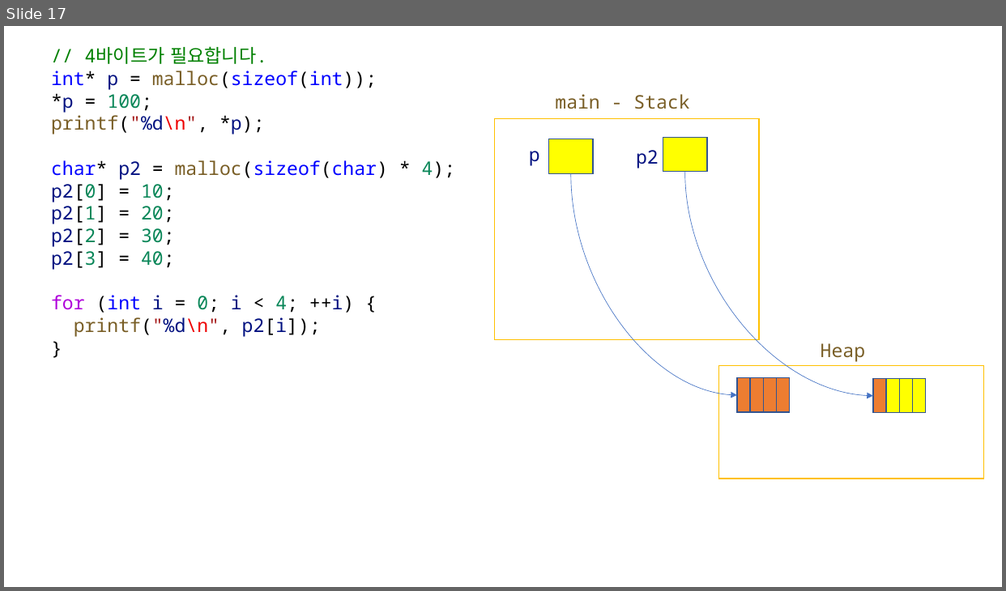
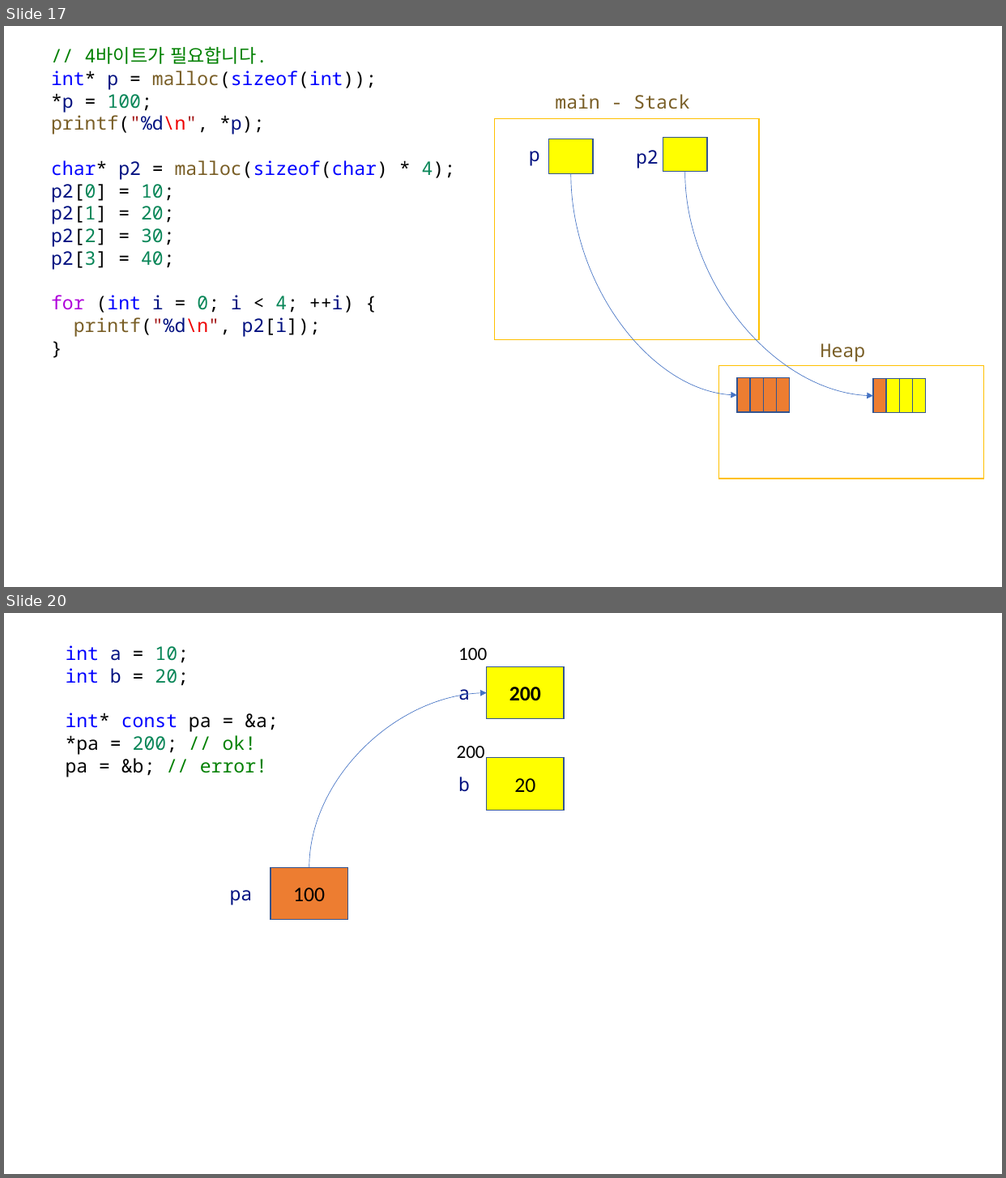
Before and after one commit to yoonichul/hyundai_20220510, a slide deck: 220512.pptx. Shown one above the other, each under a label of ours: slide 17 before the commit, slides 17 and 20 after it; the slides between them are not shown. The pictures are 1006x591 and 1006x1178 pixels, drawn with LibreOffice and Linux fonts; fonts in the diff are those of the drawing. Boxes give left, top, right and bottom in pixels: in the first picture for what was removed or moved away, otherwise in the second. Text is boxed around its words. In the diff, an @@ line names an element or a change of style, - is before the commit and + after.

```diff
--- a/220512.pptx
+++ b/220512.pptx
@@ slide 20 added at (4, 613, 1002, 1174), background #FFFFFF @@
@@ text added at (66, 645, 279, 777), 18 pt, text #000000 @@
+int a = 10;
+int b = 20;
+int* const pa = &a;
+*pa = 200; // ok!
+pa = &b; // error!
@@ text added at (458, 648, 487, 660), 18 pt, text #000000 @@
+100
@@ rectangle added at (487, 667, 564, 719), fill #FFFF00, outline #325491 1 pt, 20 pt, text #000000, bold @@
+200
@@ curved arrow added from (309, 867) to (487, 693), #4472C4 0.5 pt @@
@@ text added at (458, 689, 470, 700), 18 pt, text #001080 @@
+a
@@ text added at (457, 746, 485, 758), 18 pt, text #000000 @@
+200
@@ rectangle added at (487, 758, 564, 811), fill #FFFF00, outline #325491 1 pt, 20 pt, text #000000 @@
+20
@@ text added at (458, 777, 470, 792), 18 pt, text #001080 @@
+b
@@ rectangle added at (270, 867, 347, 920), fill #ED7D31, outline #325491 1 pt, 20 pt, text #000000 @@
+100
@@ text added at (230, 890, 253, 905), 18 pt, text #001080 @@
+pa
```
Also in this commit, not shown: 2 slides changed, 1 other slide added, 1 other file.
